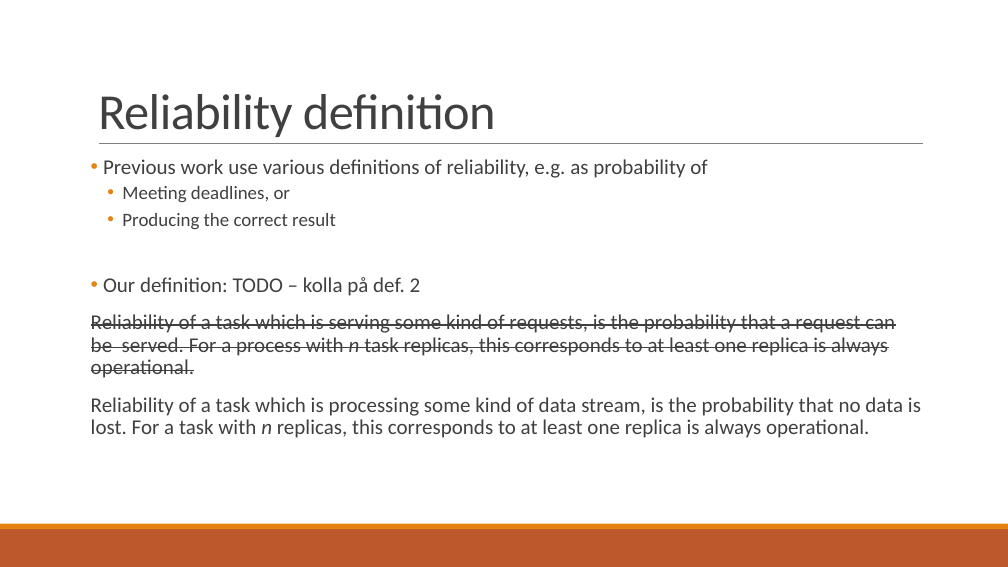
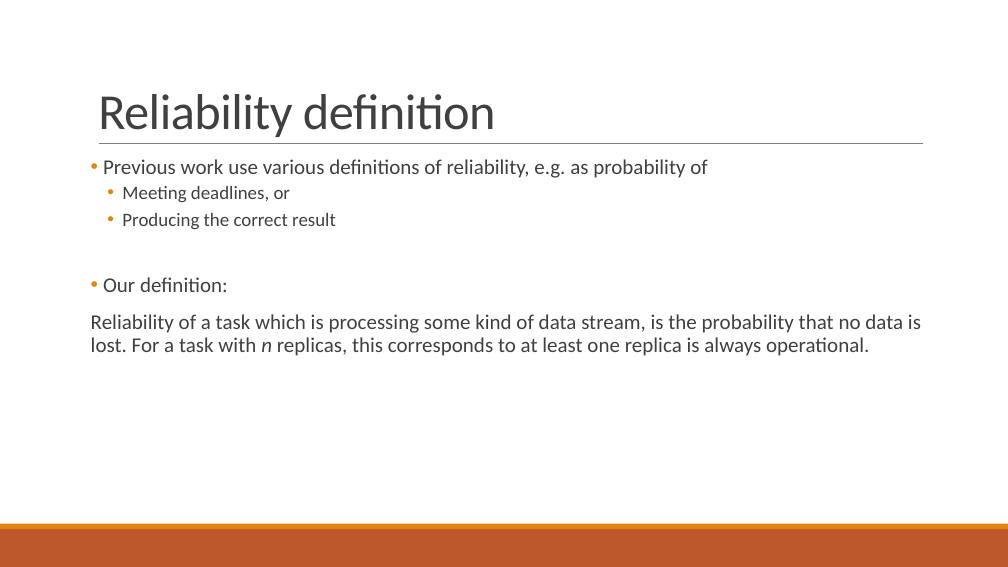
Before and after one commit to PStahl/master_thesis, a slide deck: slide 9 of presentation/presentation2.pptx. Drawn at 1008x567 pixels with LibreOffice and Linux fonts; fonts in the diff are those of the drawing. Boxes give left, top, right and bottom in pixels: in the first picture for what was removed or moved away, otherwise in the second. Text is boxed around its words. In the diff, an @@ line names an element or a change of style, - is before the commit and + after.

```diff
--- a/presentation/presentation2.pptx
+++ b/presentation/presentation2.pptx
@@ text at [103,277,228,292]: text changed @@
-• Our definition: TODO – kolla på def. 2
-Reliability of a task which is serving some kind of requests, is the probability that a request can be served. For a process with n task replicas, this corresponds to at least one replica is always operational.
+• Our definition:
```
Also in this commit, not shown: 5 other slides changed, 2 slides removed.
